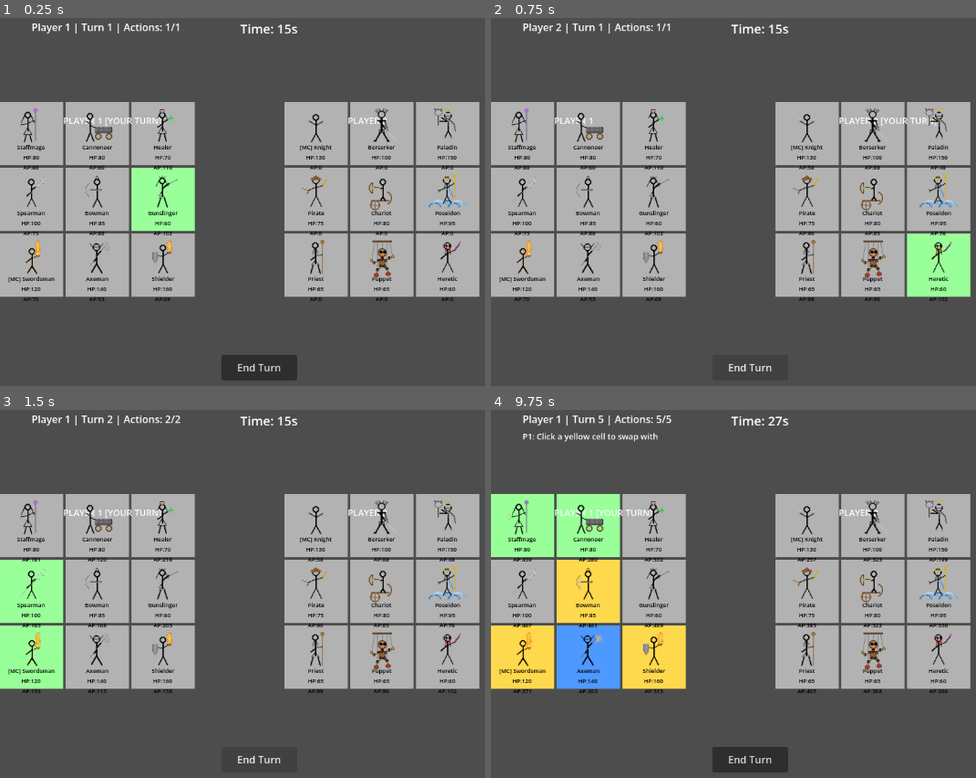
Above: before the commit, frames 1-4 (two rows, left to right).
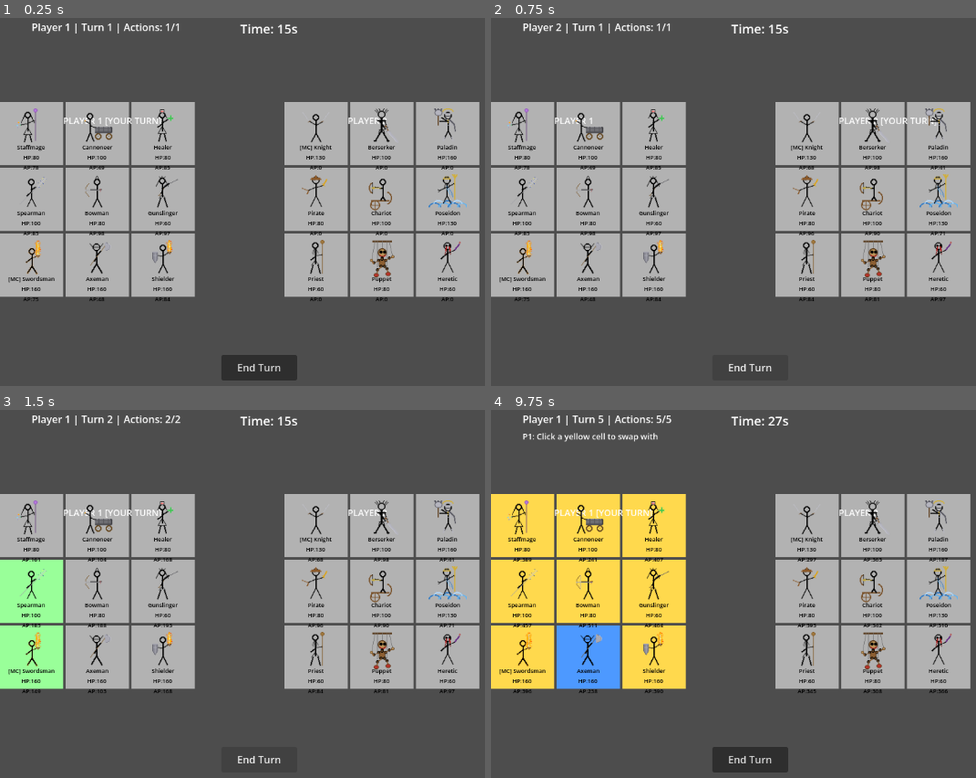
Above: after the commit, the same moments.

Repository: achacttn/squirrel-game-v-0
Game: Godot game, scene res://scenes/main.tscn
The game is run twice, just before and just after one commit, with the same random seed, the same clock (stepped at 60 frames per second) and the same inputs.
Inputs (mouse positions are in pixels of both pictures, inside the frame that each line leads up to):
- Up to frame 1 (0.25 s): no input
- Up to frame 2 (0.75 s): click "End Turn" at 0.5 s
- Up to frame 3 (1.5 s): click "End Turn" at 1.25 s
- Up to frame 4 (9.75 s): click "End Turn" at 2 s; tap Enter at 2.75, 4.25, 5.75 s; move the mouse to (524, 524) at 2.77 s; click (524, 524) at 2.92 s; tap Space at 3.5, 5 s; move the mouse to (588, 524) at 3.52 s; click (588, 524) at 3.67 s; move the mouse to (655, 524) at 4.27 s; click (655, 524) at 4.42 s; move the mouse to (524, 590) at 5.02 s; click (524, 590) at 5.17 s; move the mouse to (588, 590) at 5.77 s; click (588, 590) at 5.92 s; click "Attack" at 6.5 s; tap A at 7.25 s; move the mouse to (655, 590) at 7.27 s; click (655, 590) at 7.42 s; move the mouse to (524, 656) at 8.02 s; click (524, 656) at 8.17 s; move the mouse to (588, 656) at 8.77 s; click (588, 656) at 8.92 s; click "Swap" at 9.5 s

The runs differ from the first frame. In frame 1, 2.4% of the frame differs, in the area x 6-95%, y 37-77%; in frame 2, 2.4%; in frame 3, 0.2%; in frame 4, 11%, in the area x 0-95%, y 22-77%.

Commit message:
feat: Add merc stats without abilities

Diff:
--- a/data/merc_data.gd
+++ b/data/merc_data.gd
@@ -17,9 +17,9 @@
 
 # === Weapon ===
 # Determines the targeting pattern when attacking the enemy grid.
-# Sword = single target, Spear = 2 in a row, Gun = full row,
-# Cannon = cross (+), etc.
-enum WeaponType { SWORD, SPEAR, GUN, CANNON, STAFF, BOW }
+# Sword = single target, Axe = full row, Spear = 2 in a column,
+# Gun = full column, Cannon = cross (+), etc.
+enum WeaponType { SWORD, SPEAR, GUN, CANNON, STAFF, BOW, AXE }
 @export var weapon_type: WeaponType = WeaponType.SWORD
 
 # === Core Stats ===
--- a/data/mercs/axeman.tres
+++ b/data/mercs/axeman.tres
@@ -7,9 +7,14 @@
 script = ExtResource("1_script")
 merc_name = "Axeman"
 icon = ExtResource("2_icon")
-weapon_type = 0
-max_hp = 140
-atk = 18
-def = 10
-spd_min = 45
-spd_max = 60
+weapon_type = 6
+max_hp = 160
+atk = 20
+def = 8
+spd_min = 40
+spd_max = 55
+crit = 0.05
+crit_dmg = 2.5
+acc = 0.80
+eva = 0.02
+magic = 0.0
--- a/data/mercs/berserker.tres
+++ b/data/mercs/berserker.tres
@@ -9,7 +9,12 @@
 icon = ExtResource("2_icon")
 weapon_type = 0
 max_hp = 100
-atk = 22
-def = 4
-spd_min = 70
-spd_max = 90
+atk = 25
+def = 2
+spd_min = 80
+spd_max = 100
+crit = 0.15
+crit_dmg = 2.0
+acc = 0.85
+eva = 0.05
+magic = 0.0
--- a/data/mercs/bowman.tres
+++ b/data/mercs/bowman.tres
@@ -8,8 +8,13 @@
 merc_name = "Bowman"
 icon = ExtResource("2_icon")
 weapon_type = 5
-max_hp = 85
-atk = 14
-def = 4
-spd_min = 80
-spd_max = 100
+max_hp = 80
+atk = 20
+def = 2
+spd_min = 90
+spd_max = 110
+crit = 0.20
+crit_dmg = 2.5
+acc = 1.0
+eva = 0.15
+magic = 0.25
--- a/data/mercs/cannoneer.tres
+++ b/data/mercs/cannoneer.tres
@@ -8,8 +8,13 @@
 merc_name = "Cannoneer"
 icon = ExtResource("2_icon")
 weapon_type = 3
-max_hp = 80
+max_hp = 100
 atk = 25
-def = 4
-spd_min = 45
-spd_max = 65
+def = 5
+spd_min = 40
+spd_max = 55
+crit = 0.03
+crit_dmg = 1.5
+acc = 0.85
+eva = 0.02
+magic = 0.0
--- a/data/mercs/chariot.tres
+++ b/data/mercs/chariot.tres
@@ -8,8 +8,13 @@
 merc_name = "Chariot"
 icon = ExtResource("2_icon")
 weapon_type = 5
-max_hp = 80
-atk = 12
-def = 5
-spd_min = 75
-spd_max = 95
+max_hp = 100
+atk = 10
+def = 8
+spd_min = 80
+spd_max = 100
+crit = 0.10
+crit_dmg = 1.75
+acc = 0.95
+eva = 0.05
+magic = 0.25
--- a/data/mercs/gunslinger.tres
+++ b/data/mercs/gunslinger.tres
@@ -9,7 +9,12 @@
 icon = ExtResource("2_icon")
 weapon_type = 2
 max_hp = 60
-atk = 20
-def = 3
-spd_min = 85
-spd_max = 105
+atk = 15
+def = 2
+spd_min = 80
+spd_max = 100
+crit = 0.10
+crit_dmg = 1.75
+acc = 0.90
+eva = 0.10
+magic = 0.0
--- a/data/mercs/healer.tres
+++ b/data/mercs/healer.tres
@@ -8,8 +8,13 @@
 merc_name = "Healer"
 icon = ExtResource("2_icon")
 weapon_type = 4
-max_hp = 70
+max_hp = 80
 atk = 5
-def = 3
-spd_min = 90
-spd_max = 110
+def = 2
+spd_min = 65
+spd_max = 85
+crit = 0.03
+crit_dmg = 1.25
+acc = 0.90
+eva = 0.05
+magic = 0.75
--- a/data/mercs/heretic.tres
+++ b/data/mercs/heretic.tres
@@ -9,7 +9,12 @@
 icon = ExtResource("2_icon")
 weapon_type = 4
 max_hp = 60
-atk = 24
+atk = 25
 def = 2
-spd_min = 85
-spd_max = 105
+spd_min = 80
+spd_max = 100
+crit = 0.10
+crit_dmg = 1.75
+acc = 0.90
+eva = 0.02
+magic = 1.0
--- a/data/mercs/knight.tres
+++ b/data/mercs/knight.tres
@@ -9,7 +9,12 @@
 icon = ExtResource("2_icon")
 weapon_type = 0
 max_hp = 130
-atk = 14
-def = 9
-spd_min = 55
-spd_max = 75
+atk = 15
+def = 12
+spd_min = 65
+spd_max = 85
+crit = 0.10
+crit_dmg = 1.75
+acc = 0.90
+eva = 0.05
+magic = 0.25
--- a/data/mercs/paladin.tres
+++ b/data/mercs/paladin.tres
@@ -8,8 +8,13 @@
 merc_name = "Paladin"
 icon = ExtResource("2_icon")
 weapon_type = 0
-max_hp = 150
+max_hp = 160
 atk = 15
-def = 12
+def = 16
 spd_min = 40
-spd_max = 60
+spd_max = 55
+crit = 0.03
+crit_dmg = 1.5
+acc = 0.90
+eva = 0.02
+magic = 0.75
--- a/data/mercs/pirate.tres
+++ b/data/mercs/pirate.tres
@@ -8,8 +8,13 @@
 merc_name = "Pirate"
 icon = ExtResource("2_icon")
 weapon_type = 2
-max_hp = 75
-atk = 16
+max_hp = 80
+atk = 15
 def = 2
 spd_min = 90
 spd_max = 110
+crit = 0.15
+crit_dmg = 1.75
+acc = 0.85
+eva = 0.20
+magic = 0.0
--- a/data/mercs/poseidon.tres
+++ b/data/mercs/poseidon.tres
@@ -8,8 +8,13 @@
 merc_name = "Poseidon"
 icon = ExtResource("2_icon")
 weapon_type = 1
-max_hp = 95
-atk = 18
-def = 6
-spd_min = 70
-spd_max = 90
+max_hp = 130
+atk = 20
+def = 5
+spd_min = 65
+spd_max = 85
+crit = 0.05
+crit_dmg = 1.75
+acc = 0.90
+eva = 0.02
+magic = 0.75
--- a/data/mercs/priest.tres
+++ b/data/mercs/priest.tres
@@ -8,8 +8,13 @@
 merc_name = "Priest"
 icon = ExtResource("2_icon")
 weapon_type = 4
-max_hp = 65
-atk = 4
-def = 3
-spd_min = 95
-spd_max = 115
+max_hp = 60
+atk = 5
+def = 2
+spd_min = 80
+spd_max = 100
+crit = 0.03
+crit_dmg = 1.25
+acc = 0.95
+eva = 0.02
+magic = 1.0
--- a/data/mercs/puppet.tres
+++ b/data/mercs/puppet.tres
@@ -8,8 +8,13 @@
 merc_name = "Puppet"
 icon = ExtResource("2_icon")
 weapon_type = 4
-max_hp = 65
+max_hp = 80
 atk = 10
-def = 2
-spd_min = 80
-spd_max = 100
+def = 5
+spd_min = 65
+spd_max = 85
+crit = 0.05
+crit_dmg = 1.5
+acc = 0.95
+eva = 0.10
+magic = 0.75
--- a/data/mercs/shielder.tres
+++ b/data/mercs/shielder.tres
@@ -9,7 +9,12 @@
 icon = ExtResource("2_icon")
 weapon_type = 0
 max_hp = 160
-atk = 8
-def = 14
-spd_min = 50
-spd_max = 70
+atk = 5
+def = 16
+spd_min = 65
+spd_max = 85
+crit = 0.10
+crit_dmg = 1.75
+acc = 0.90
+eva = 0.05
+magic = 0.5
--- a/data/mercs/spearman.tres
+++ b/data/mercs/spearman.tres
@@ -9,7 +9,12 @@
 icon = ExtResource("2_icon")
 weapon_type = 1
 max_hp = 100
-atk = 12
-def = 6
-spd_min = 70
-spd_max = 90
+atk = 20
+def = 5
+spd_min = 80
+spd_max = 100
+crit = 0.10
+crit_dmg = 1.5
+acc = 0.90
+eva = 0.10
+magic = 0.5
--- a/data/mercs/staffmage.tres
+++ b/data/mercs/staffmage.tres
@@ -9,7 +9,12 @@
 icon = ExtResource("2_icon")
 weapon_type = 4
 max_hp = 80
-atk = 22
-def = 3
-spd_min = 75
-spd_max = 95
+atk = 10
+def = 2
+spd_min = 65
+spd_max = 85
+crit = 0.05
+crit_dmg = 1.5
+acc = 0.95
+eva = 0.02
+magic = 1.0
--- a/data/mercs/swordsman.tres
+++ b/data/mercs/swordsman.tres
@@ -8,8 +8,13 @@
 merc_name = "Swordsman"
 icon = ExtResource("2_icon")
 weapon_type = 0
-max_hp = 120
-atk = 500
-def = 8
-spd_min = 60
-spd_max = 80
+max_hp = 160
+atk = 15
+def = 16
+spd_min = 65
+spd_max = 85
+crit = 0.05
+crit_dmg = 1.5
+acc = 0.85
+eva = 0.05
+magic = 0.0
--- a/data/targeting.gd
+++ b/data/targeting.gd
@@ -30,7 +30,10 @@
 			# Can target any column — will hit front + mid in that column
 			return [Vector2i(2, 0), Vector2i(2, 1), Vector2i(2, 2)]
 		MercData.WeaponType.GUN:
-			# Can target any row — will hit all 3 cells in that row
+			# Can target any column — will hit all 3 cells in that column (shoots through ranks)
+			return [Vector2i(2, 0), Vector2i(2, 1), Vector2i(2, 2)]
+		MercData.WeaponType.AXE:
+			# Can target any row — will hit all 3 cells in that row (horizontal sweep)
 			return [Vector2i(0, col), Vector2i(1, col), Vector2i(2, col)]
 		MercData.WeaponType.CANNON:
 			# Can target any cell — cross pattern radiates from chosen cell
@@ -58,7 +61,10 @@
 			# Hits front + mid row in the chosen column
 			return [Vector2i(2, col), Vector2i(1, col)]
 		MercData.WeaponType.GUN:
-			# Hits the entire row of the chosen cell
+			# Hits the entire column of the chosen cell (shoots through front → mid → back)
+			return [Vector2i(0, col), Vector2i(1, col), Vector2i(2, col)]
+		MercData.WeaponType.AXE:
+			# Hits the entire row of the chosen cell (horizontal sweep)
 			return [Vector2i(row, 0), Vector2i(row, 1), Vector2i(row, 2)]
 		MercData.WeaponType.CANNON:
 			# Cross/plus pattern centered on chosen cell
--- a/scenes/grid.gd
+++ b/scenes/grid.gd
@@ -115,14 +115,13 @@
 		for cell in row:
 			cell.set_swap_target(false)
 
-# Get adjacent cells that have a living merc (for swap targeting)
+# Get all cells that have a living merc (for swap targeting), excluding the source cell
 func get_swap_targets(pos: Vector2i) -> Array[Vector2i]:
 	var targets: Array[Vector2i] = []
-	for offset in [Vector2i(-1, 0), Vector2i(1, 0), Vector2i(0, -1), Vector2i(0, 1)]:
-		var adj = pos + offset
-		if adj.x >= 0 and adj.x < ROWS and adj.y >= 0 and adj.y < COLS:
-			if cells[adj.x][adj.y].has_merc():
-				targets.append(adj)
+	for row in ROWS:
+		for col in COLS:
+			if Vector2i(row, col) != pos and cells[row][col].has_merc():
+				targets.append(Vector2i(row, col))
 	return targets
 
 # Swap the mercs in two cells
